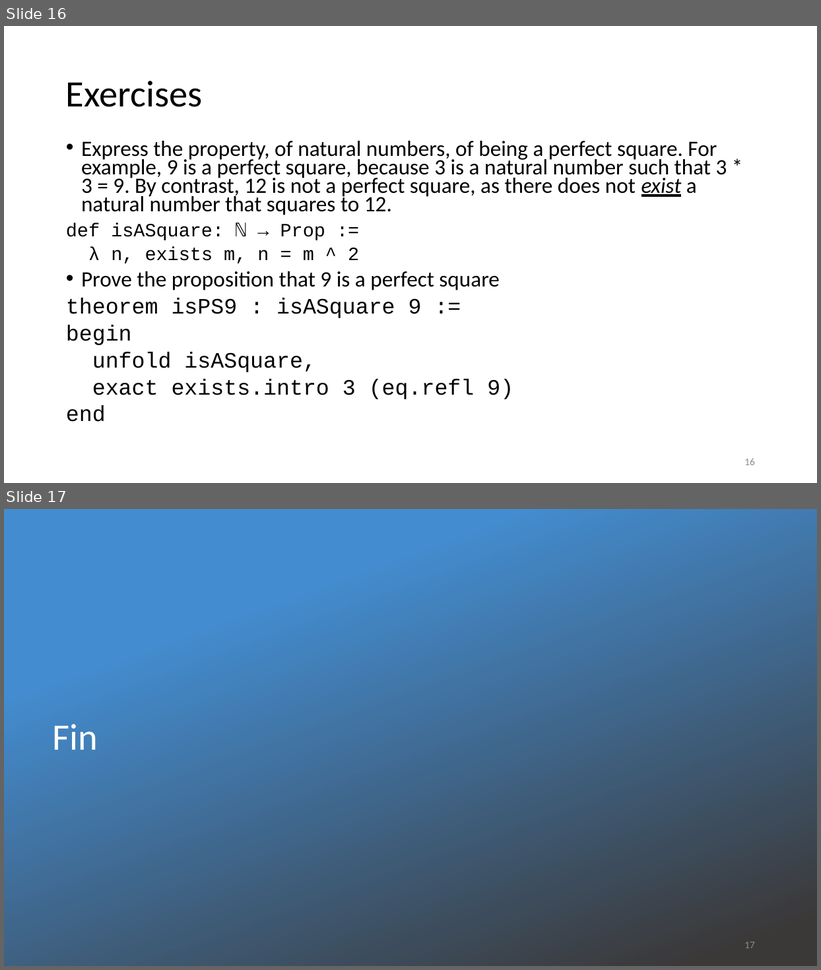
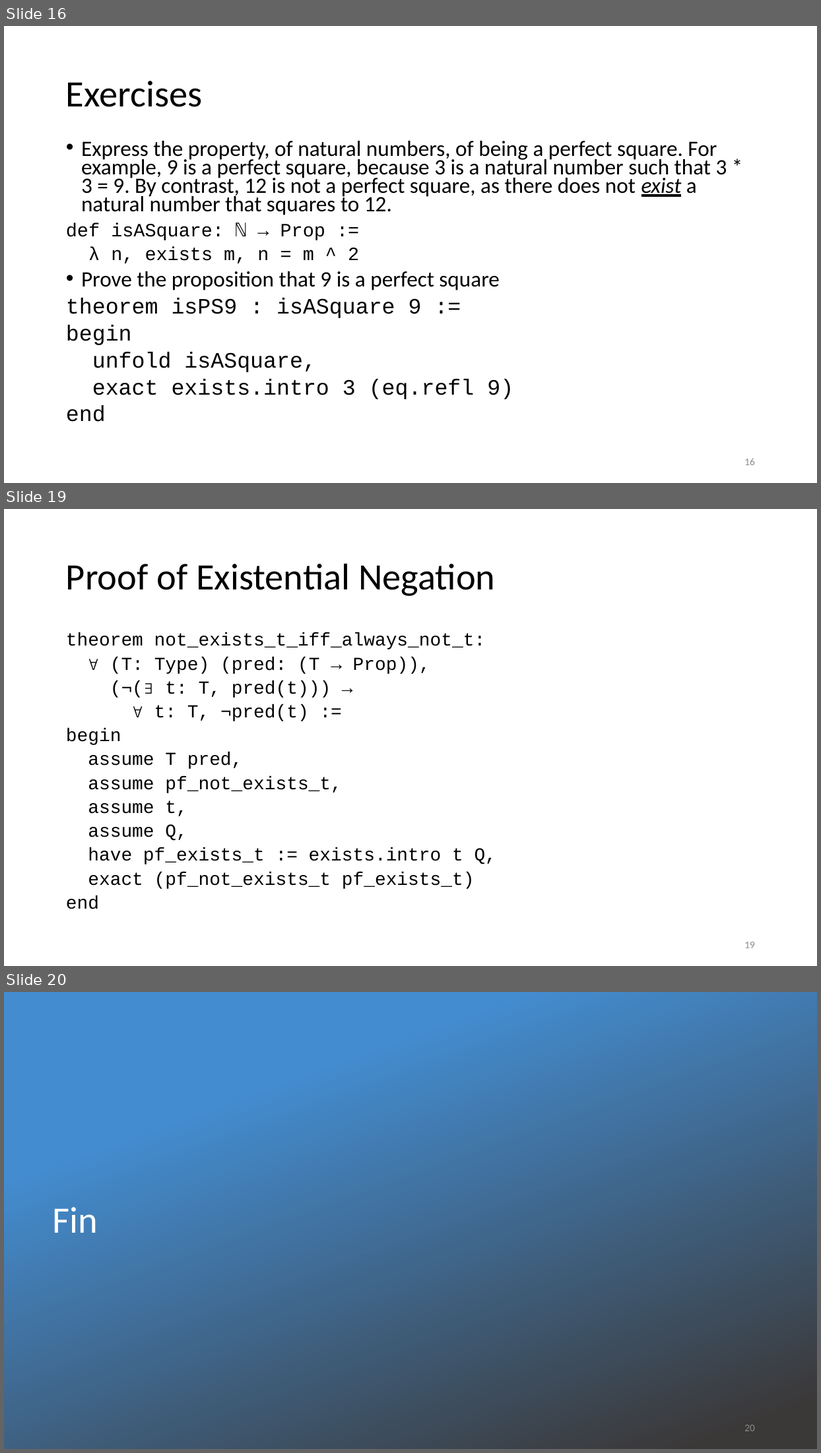
Before and after one commit to kevinsullivan/cs-dm, a slide deck: 11_Existential_Quantification/Exists.pptx. Shown one above the other, each under a label of ours: slides 16 and 17 before the commit, slides 16, 19 and 20 after it; the slides between them are not shown. The pictures are 821x970 and 821x1453 pixels, drawn with LibreOffice and Linux fonts; fonts in the diff are those of the drawing; background and template pictures are left out. Boxes give left, top, right and bottom in pixels: in the first picture for what was removed or moved away, otherwise in the second. Text is boxed around its words. In the diff, an @@ line names an element or a change of style, - is before the commit and + after.

Commit message:
Added material for negating existential quantification

```diff
--- a/11_Existential_Quantification/Exists.pptx
+++ b/11_Existential_Quantification/Exists.pptx
@@ slide 19 added at bbox=[4, 509, 817, 966], background #FFFFFF @@
@@ title added at bbox=[66, 563, 495, 596], 44 pt, text #000000 @@
+Proof of Existential Negation
@@ text added at bbox=[66, 633, 496, 910], 21.7 pt, text #000000 @@
+theorem not_exists_t_iff_always_not_t:
+∀ (T: Type) (pred: (T → Prop)),
+(¬(∃ t: T, pred(t))) →
+∀ t: T, ¬pred(t) :=
+begin
+assume T pred,
+assume pf_not_exists_t,
+assume t,
+assume Q,
+have pf_exists_t := exists.intro t Q,
+exact (pf_not_exists_t pf_exists_t)
+end
@@ page number added at bbox=[745, 942, 755, 949], 12 pt, text #8C8C8C @@
+19
@@ what was slide 17 is now slide 20 @@
@@ page number at bbox=[745, 1425, 755, 1432]: text changed @@
-17
+20
```
Also in this commit, not shown: 2 other slides added, 1 other file.
